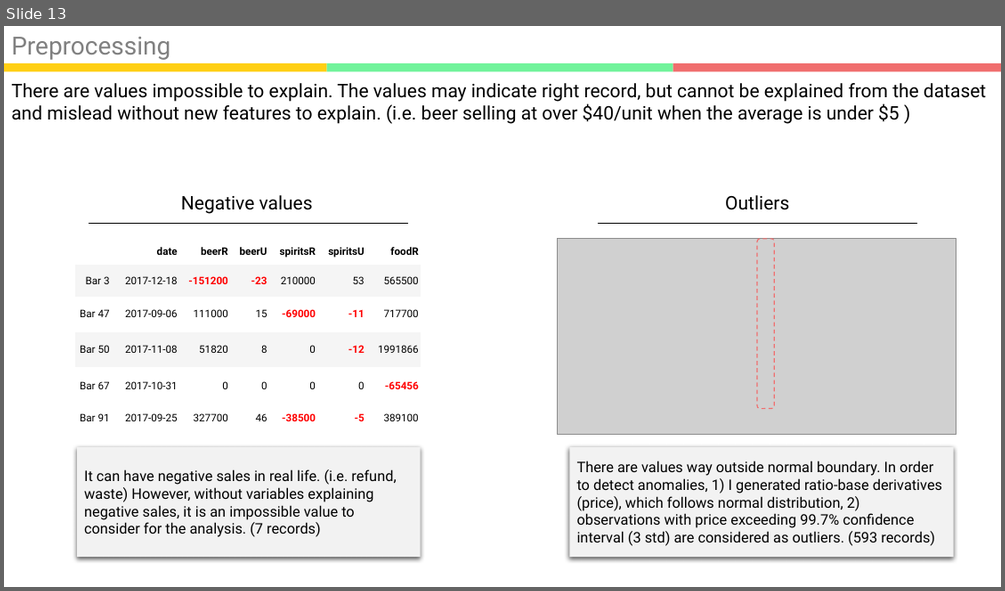
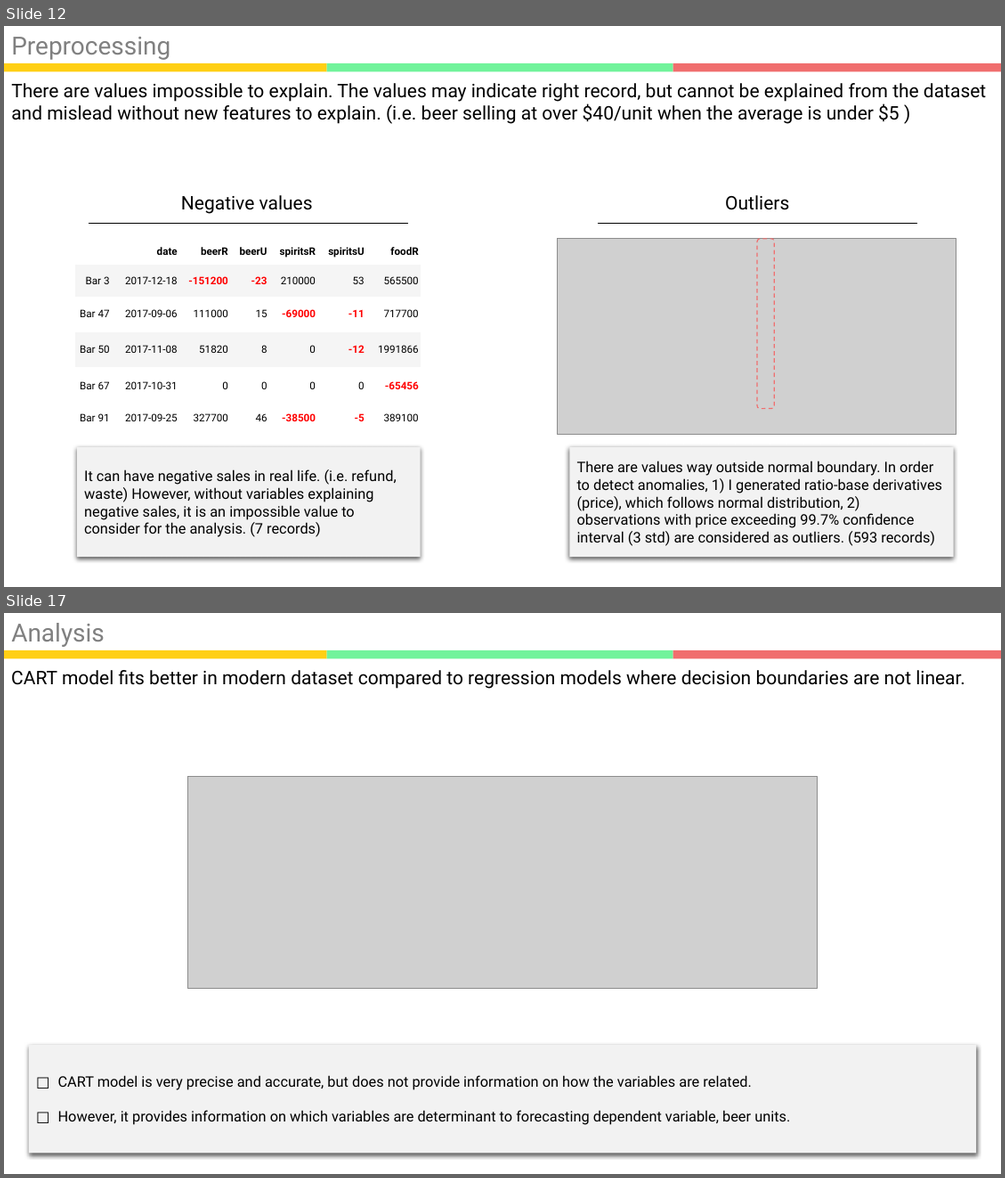
Before and after one commit to kookoowaa/Projects, a slide deck: WB project/Analysis Report.pptx. Shown one above the other, each under a label of ours: slide 13 before the commit, slides 12 and 17 after it; the slides between them are not shown. The pictures are 1005x591 and 1005x1178 pixels, drawn with LibreOffice and Linux fonts; fonts in the diff are those of the drawing; grey boxes stand for pictures. Boxes give left, top, right and bottom in pixels: in the first picture for what was removed or moved away, otherwise in the second. Text is boxed around its words. In the diff, an @@ line names an element or a change of style, - is before the commit and + after.

```diff
--- a/WB project/Analysis Report.pptx
+++ b/WB project/Analysis Report.pptx
@@ slide 17 added at [4, 613, 1001, 1174], background #FFFFFF; not listed: 3 template elements that a slide beside it also shows @@
@@ text added at [11, 623, 105, 647], 24 pt, text #808080 @@
+Analysis
@@ text added at [11, 670, 965, 689], 18 pt, text #000000 @@
+CART model fits better in modern dataset compared to regression models where decision boundaries are not linear.
@@ picture added at [187, 777, 817, 989] @@
@@ rectangle added at [29, 1045, 976, 1153], fill #F2F2F2, 14 pt, text #000000 @@
+□ CART model is very precise and accurate, but does not provide information on how the variables are related.
+□ However, it provides information on which variables are determinant to forecasting dependent variable, beer units.
@@ what was slide 13 is now slide 12 @@
```
Also in this commit, not shown: 9 slides changed, 5 other slides added, 6 slides removed, 6 other files.
